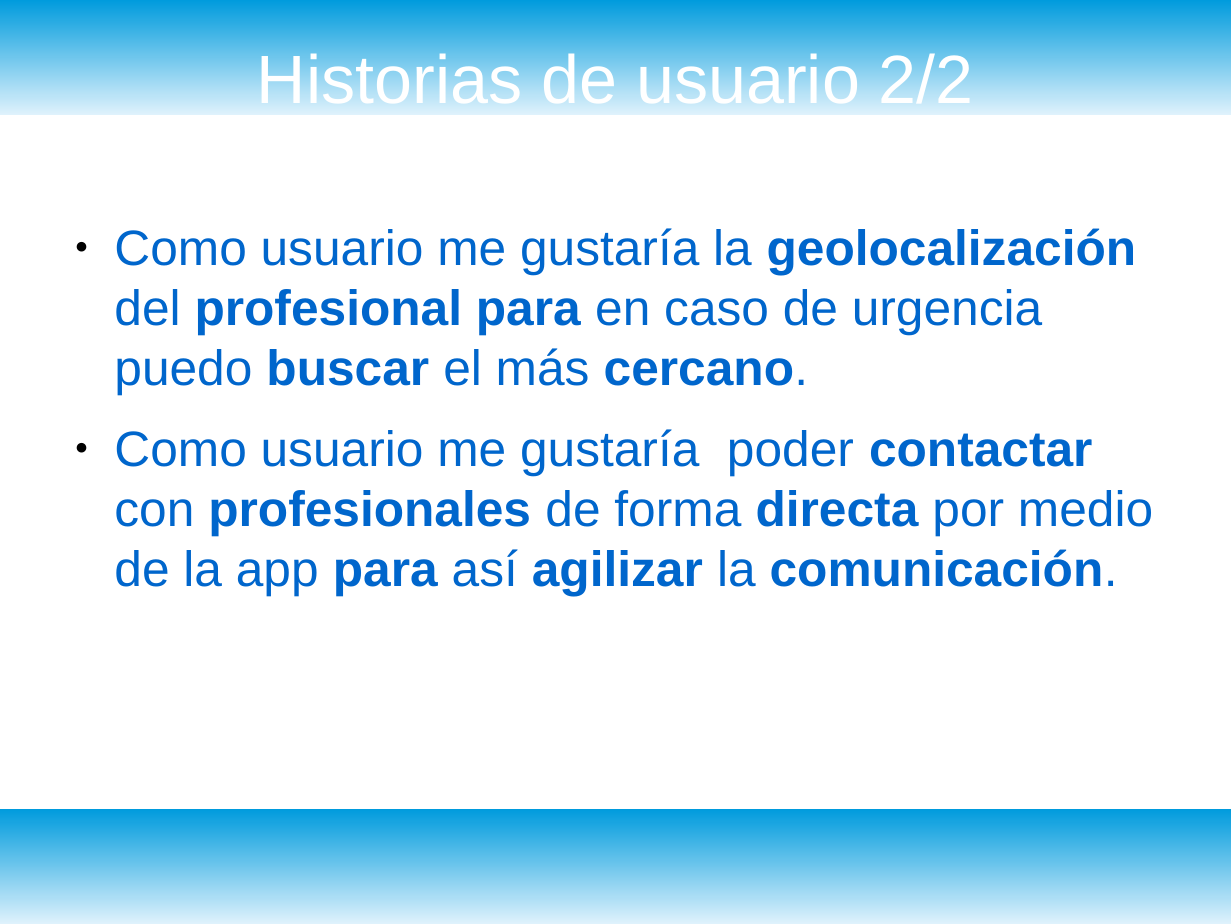
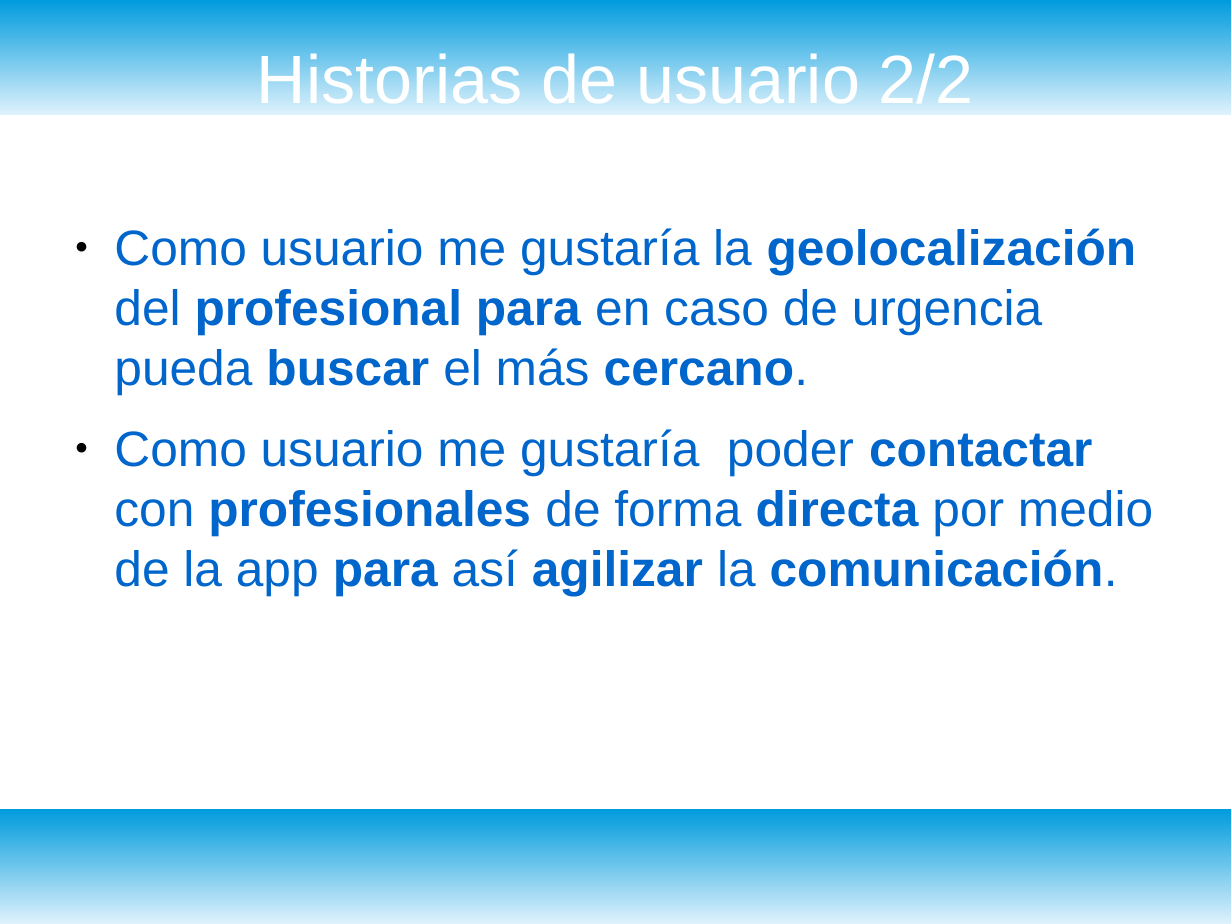
Before and after one commit to bugtamer/WorkerApp2, a slide deck: slide 4 of doc/presentación.odp. Drawn at 1232x924 pixels with LibreOffice and Linux fonts; fonts in the diff are those of the drawing. Boxes give left, top, right and bottom in pixels: in the first picture for what was removed or moved away, otherwise in the second. Text is boxed around its words. In the diff, an @@ line names an element or a change of style, - is before the commit and + after.

```diff
--- a/doc/presentación.odp
+++ b/doc/presentación.odp
@@ text at (114,228,1137,394): text changed @@
-● Como usuario me gustaría la geolocalización del profesional para en caso de urgencia puedo buscar el más cercano.
+● Como usuario me gustaría la geolocalización del profesional para en caso de urgencia pueda buscar el más cercano.
```
Also in this commit, not shown: 1 other slide changed, 7 slides added, 18 other files.
